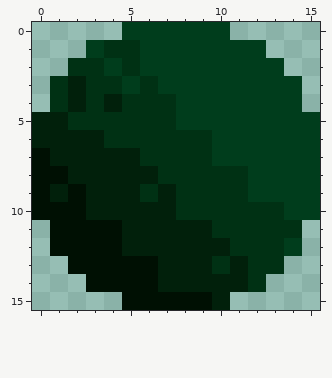
File history of a pixel-art sprite, img/favicon.png. The first picture shows the starting point.
The file is 16x16 pixels.
After the commit:
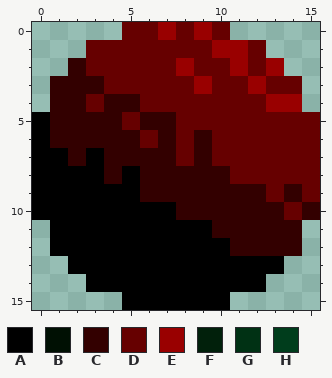
Palette (. is transparent): A #000000  B #001003  C #330000  D #660000  E #990000  F #01200b  G #003114  H #003d1c
Change:
@@ x 0..15 @@
- 0 .....HHHHHH.....
- 1 ...HGGHHHHHHH...
- 2 ..GGHGHHHHHHHH..
- 3 .GFGGHGHHHHHHHH.
- 4 .GFGFGGGHHHHHHH.
- 5 FFGGGGGGHHHHHHHH
- 6 FFFFGGGGGGHHHHHH
- 7 BFFFFFGGGGHHHHHH
- 8 BBFFFFFGGGGGHHHH
- 9 BFBFFFGFGGGGHHHH
-10 BBBFFFFFGGGGGGHH
-11 .BBBBFFFFFGGGGG.
-12 .BBBBFFFFFFGGGH.
-13 ..BBBBBFFFGFGG..
-14 ...BBBBFFFFFG...
-15 .....BBBBBF.....
+ 0 .....DDEDED.....
+ 1 ...DDDDDDDEED...
+ 2 ..CDDDDDEDDEDE..
+ 3 .CCCDDDDDEDDEDD.
+ 4 .CCDCCDDDDDDDEE.
+ 5 ACCCCDCCDDDDDDDD
+ 6 ACCCCCDCDCDDDDDD
+ 7 AACACCCCDCDDDDDD
+ 8 AAAACACCCCCDDDDD
+ 9 AAAAAACCCCCCCDCD
+10 AAAAAAAACCCCCCDC
+11 .AAAAAAAAACCCCC.
+12 .AAAAAAAAAACCCC.
+13 ..AAAAAAAAAAAA..
+14 ...AAAAAAAAAA...
+15 .....AAAAAA.....
Where, in picture pixels (left, top, right, bottom), the same in both pictures:
changed: (32, 22, 320, 310)
